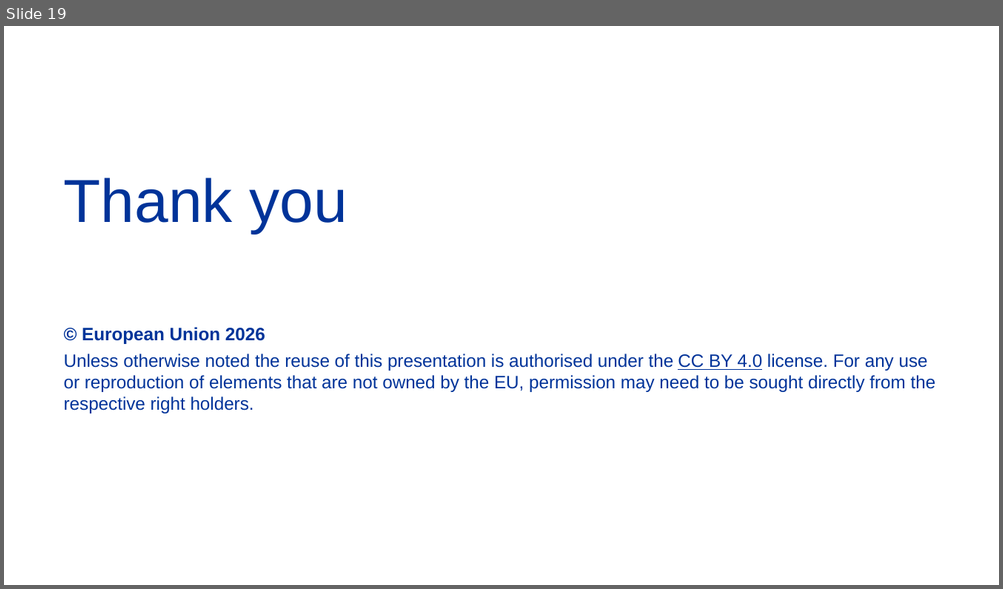
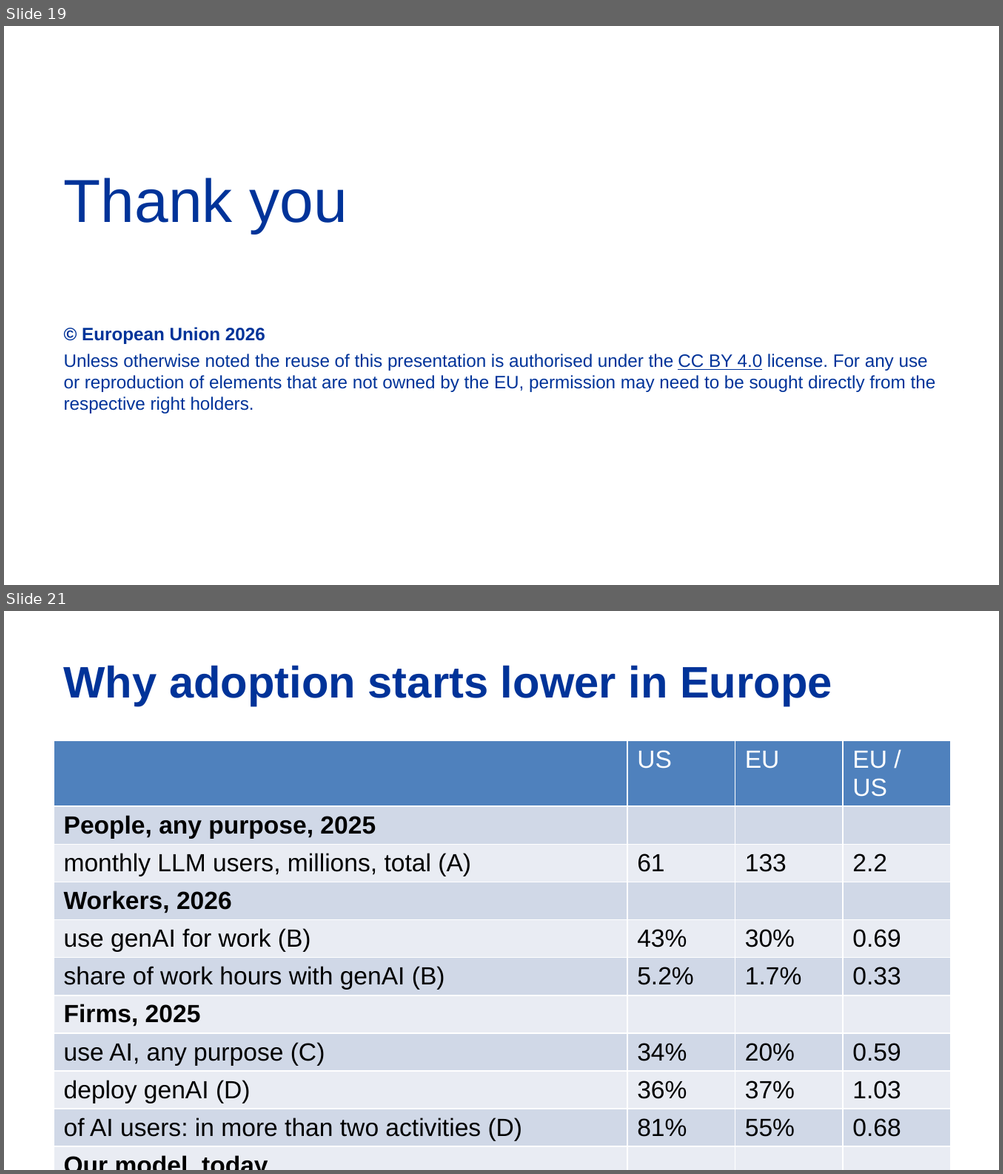
Before and after one commit to COM-EMPL-Analysis-Statistics/econ-scenarios, a slide deck: european_values/presentation/eu_ai_scenarios.pptx. Shown one above the other, each under a label of ours: slide 19 before the commit, slides 19 and 21 after it; the slides between them are not shown. The pictures are 1003x589 and 1003x1174 pixels, drawn with LibreOffice and Linux fonts; fonts in the diff are those of the drawing; background and template pictures are left out. Boxes give left, top, right and bottom in pixels: in the first picture for what was removed or moved away, otherwise in the second. Text is boxed around its words. In the diff, an @@ line names an element or a change of style, - is before the commit and + after.

Commit message:
update slides

```diff
--- a/european_values/presentation/eu_ai_scenarios.pptx
+++ b/european_values/presentation/eu_ai_scenarios.pptx
@@ slide 21 added at [4, 611, 999, 1170], background #FFFFFF @@
@@ title added at [64, 665, 832, 706], 32 pt, text #003399, bold @@
+Why adoption starts lower in Europe
@@ table added at [54, 741, 949, 1144], 13 rows, 4 columns @@
+ | US | EU | EU / US
+People, any purpose, 2025 |  |  | 
+monthly LLM users, millions, total (A) | 61 | 133 | 2.2
+Workers, 2026 |  |  | 
+use genAI for work (B) | 43% | 30% | 0.69
+share of work hours with genAI (B) | 5.2% | 1.7% | 0.33
+Firms, 2025 |  |  | 
+use AI, any purpose (C) | 34% | 20% | 0.59
+deploy genAI (D) | 36% | 37% | 1.03
+of AI users: in more than two activities (D) | 81% | 55% | 0.68
+Our model, today |  |  | 
+share of AI-doable work done with AI (E) | 10% | 6% | 0.6
+(A) Prosus/Dealroom, Europe (B) Bick et al. 2026, EU-5 (C) Eurostat; US Census (D) EIB survey (E) AIM-WORK; Korinek et al. |  |  | 
```
Also in this commit, not shown: 1 slide changed, 4 other slides added, 2 slides removed, 20 other files.
